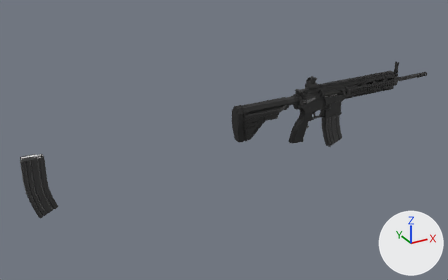
The Blender file Art/3D/Blender/Weapon/AR416/AR416.blend as it was, and as the next commit left it.
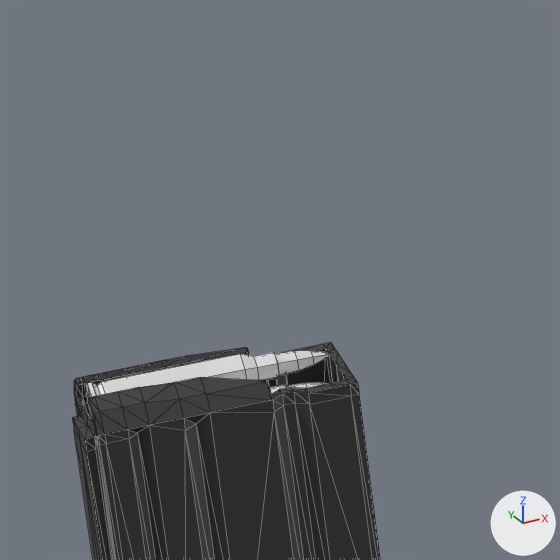
The first picture shows the older version from a 50 mm lens placed at (-8.99, -11.06, 5.36), pointed at (-2.78, 0.21, -0.28). The close-ups show the older and then the newer version on the part from 3% to 14% of the width and 45% to 62% of the height of that picture. Only the edits that show in the close-ups are written down. Lighting does not change. The marker at lower right points along +X, +Y and +Z. The close-ups show mesh edges as thin lines.

Names of what the first close-up shows: 'dummy_mag'.
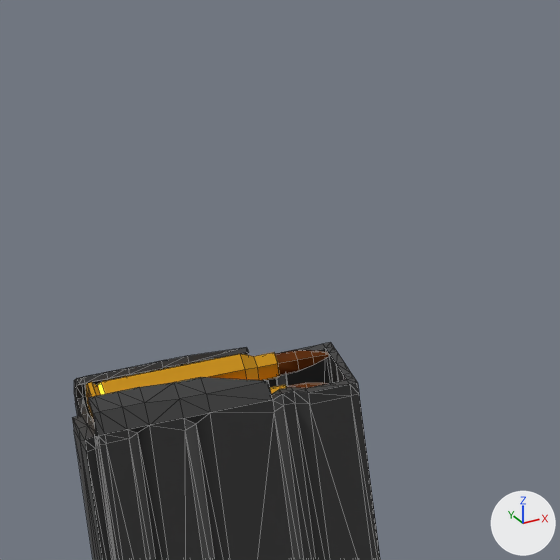
What changed in the scene script:
```text
Change mat_material_011:
    mat_material_011.base_color: (0.8, 0.8, 0.8) -> (0.8, 0.402, 0.0235)  # white #e7e7e7 -> orange #e7aa2a
    mat_material_011.metallic: 0.0 -> 1.0
Change mat_material_012:
    mat_material_012.base_color: (0.8, 0.8, 0.8) -> (0.181, 0.0409, 0.00028)  # white #e7e7e7 -> brown #763901
    mat_material_012.metallic: 0.0 -> 0.746
```

Location of each change, [x1, y1, x2, y2] in pixels of the close-ups (560 x 560 px):
'dummy_mag', recoloured, surface changed (white to orange): [76, 347, 332, 438] in both
